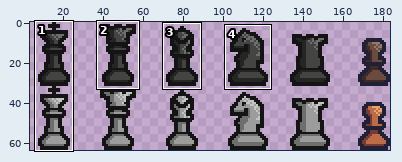
Sprite sheet, stored at game/assets/chess.png. Above: a wide view before the commit, with the close-up outlined.
Close-up. Before:
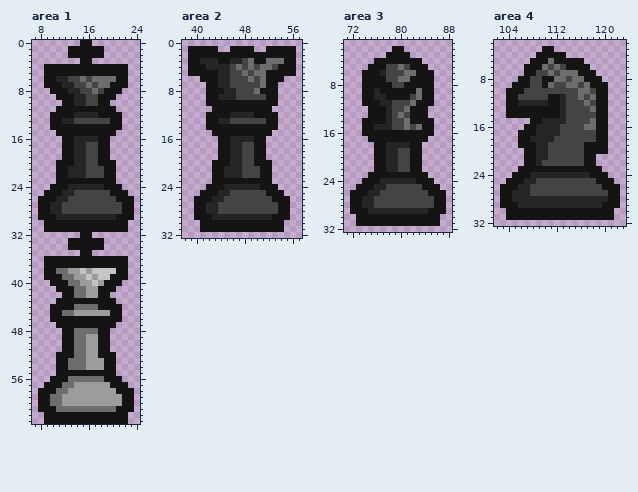
The file is 184x64 pixels. Shown: area 1: x 7..24, y 0..63; area 2: x 38..57, y 0..32; area 3: x 71..88, y 1..32; area 4: x 102..123, y 2..32. The wide view leaves out empty margins. The commit also changed other parts of the picture, which this record leaves out.
And afterwards:
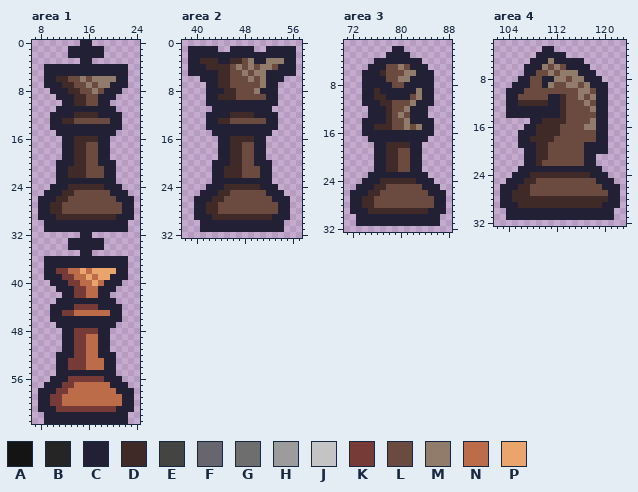
Palette (. is transparent): A #141415  B #252525  C #222034  D #3f2a28  E #444443  F #67656d  G #6e6e6e  H #9b9c9b  J #c4c4c5  K #763b36  L #6b4b3f  M #917b6a  N #bd6c4a  P #eaa56c
What changed:
Changed rows in their new state; - is an unchanged pixel.
Area 1:
first column x 8:
 0 -------CC-------
 1 -----CCCCCC-----
 2 -----CCCCCC-----
 3 -------CC-------
 4 -CCCCCCCCCCCCCC-
 5 -CCCCCCCCCCCCCC-
 6 -CCDDLLMLMMMMCC-
 7 -CCCDDLLMLMMCCC-
 8 --CCCDDLLMLCCC--
 9 ---CCCDDLLCCC---
10 ----CCDDLLCC----
11 ---CCCCCCCCCC---
12 --CCCCDDDDCCCC--
13 --CCDDLLLLLLCC--
14 --CCCCCCCCCCCC--
15 ---CCCCCCCCCC---
16 ----CCDDDDCC----
17 ----CCDDLLCC----
18 ----CCDDLLCC----
19 ----CCDDLLCC----
20 ---CCCDDLLCCC---
21 ---CCDDDLLLCC---
22 ---CCDDDLLLCC---
23 ---CCCCCCCCCC---
24 --CCCDDDDDDCCC--
25 -CCCDDLLLLLLCCC-
26 CCCDDLLLLLLLLCCC
27 CCDDLLLLLLLLLLCC
28 CCDDLLLLLLLLLLCC
29 CCCDDDDDDDDDDCCC
30 -CCCCCCCCCCCCCC-
31 -CCCCCCCCCCCCCC-
32 -------CC-------
33 -----CCCCCC-----
34 -----CCCCCC-----
35 -------CC-------
36 -CCCCCCCCCCCCCC-
37 -CCCCCCCCCCCCCC-
38 -CCKKNNPNPPPPCC-
39 -CCCKKNNPNPPCCC-
40 --CCCKKNNPNCCC--
41 ---CCCKKNNCCC---
42 ----CCKKNNCC----
43 ---CCCCCCCCCC---
44 --CCCCKKKKCCCC--
45 --CCKKNNNNNNCC--
46 --CCCCCCCCCCCC--
47 ---CCCCCCCCCC---
48 ----CCKKKKCC----
49 ----CCKKNNCC----
50 ----CCKKNNCC----
51 ----CCKKNNCC----
52 ---CCCKKNNCCC---
53 ---CCKKKNNNCC---
54 ---CCKKKNNNCC---
55 ---CCCCCCCCCC---
56 --CCCKKKKKKCCC--
57 -CCCKKNNNNNNCCC-
58 CCCKKNNNNNNNNCCC
59 CCKKNNNNNNNNNNCC
60 CCKKNNNNNNNNNNCC
61 CCCKKKKKKKKKKCCC
62 -CCCCCCCCCCCCCC-
63 -CCCCCCCCCCCCCC-
Area 2:
first column x 39:
 1 CCCCC--CCCC--CCCCC
 2 CCCCCCCCCCCCCCCCCC
 3 CCDDDCCDDLMCCMMMCC
 4 CCCDDDDLMLMLMMLCCC
 5 CCCCCDDLLMLMMCCCCC
 6 --CCCDDLLLMLMCCC--
 7 ---CCDDLLLLLMCC---
 8 ---CCCDDLLLMCCC---
 9 ---CCDDDLLLLLCC---
10 ---CCCCCCCCCCCC---
11 ----CCCCCCCCCC----
12 ---CCCCDDDDCCCC---
13 ---CCDDLLLLLLCC---
14 ---CCCCCCCCCCCC---
15 ----CCCCCCCCCC----
16 -----CCDDDDCC-----
17 -----CCDDLLCC-----
18 -----CCDDLLCC-----
19 -----CCDDLLCC-----
20 ----CCCDDLLCCC----
21 ----CCDDDLLLCC----
22 ----CCDDDLLLCC----
23 ----CCCCCCCCCC----
24 ---CCCDDDDDDCCC---
25 --CCCDDLLLLLLCCC--
26 -CCCDDLLLLLLLLCCC-
27 -CCDDLLLLLLLLLLCC-
28 -CCDDLLLLLLLLLLCC-
29 -CCCDDDDDDDDDDCCC-
30 --CCCCCCCCCCCCCC--
31 --CCCCCCCCCCCCCC--
Area 3:
first column x 72:
 2 -------CC-------
 3 ------CCCC------
 4 ----CCCCCCCC----
 5 ---CCCLLMLCCC---
 6 --CCCDLLLMMCCC--
 7 --CCCCLLMMCCCC--
 8 --CCCCCLLCCCCC--
 9 --CCDCCCCCCMCC--
10 --CCDDCCCCLMCC--
11 --CCCDDLLLMCCC--
12 ---CCCDLLMCCC---
13 ---CCCDLMLCCC---
14 --CCCCDLLMCCCC--
15 --CCDDDLLMLMCC--
16 --CCCCCCCCCCCC--
17 ---CCCCCCCCCC---
18 ----CCDDDDCC----
19 ----CCDDLLCC----
20 ----CCDDLLCC----
21 ----CCDDLLCC----
22 ----CCDDLLCC----
23 ---CCCCCCCCCC---
24 --CCCDDDDDDCCC--
25 -CCCDDLLLLLLCCC-
26 CCCDDLLLLLLLLCCC
27 CCDDLLLLLLLLLLCC
28 CCDDLLLLLLLLLLCC
29 CCCDDDDDDDDDDCCC
30 -CCCCCCCCCCCCCC-
31 -CCCCCCCCCCCCCC-
Area 4:
first column x 103:
 3 -------CC-----------
 4 ------CCCCC---------
 5 -----CCCMCCCCC------
 6 ----CCCMLMLCCCC-----
 7 ----CCLLMLMMMCCC----
 8 ---CCLLCCMMLMMCCC---
 9 --CCCLLCMLLMMLMCCC--
10 -CCCLLLLLLLLLMMLCC--
11 -CCLLLLLCCDLLMLMCC--
12 -CCDDDDDCCDLLLMLCC--
13 -CCCCCCCCCDLLLLMCC--
14 -CCCCCCCCCDLLLLLCC--
15 -----CCDDDDLLLLMCC--
16 ----CCDDDDLLLLMMCC--
17 ---CCCDDDDLLLLLLCC--
18 ---CCDDDDLLLLLLLCC--
19 ---CCCDDLLLLLLCCCC--
20 ----CCDDLLLLLLCCCC--
21 ----CCDDLLLLLLCC----
22 ----CCDLLLLLLLCC----
23 ---CCCCCCCCCCCCCC---
24 --CCCDDDDDDDDDDCCC--
25 -CCCDDLLLLLLLLLLCCC-
26 CCCDDLLLLLLLLLLLLCCC
27 CCDDDLLLLLLLLLLLLLCC
28 CCDDDDDDDDDDDDDDDDCC
29 CCCDDDDDDDDDDDDDDCCC
30 -CCCCCCCCCCCCCCCCCC-
31 -CCCCCCCCCCCCCCCCCC-
Where, in picture pixels (left, top, right, bottom), the same in both close-ups:
changed: (38, 40, 134, 424)
changed: (188, 46, 296, 232)
changed: (350, 46, 446, 226)
changed: (500, 46, 620, 220)
